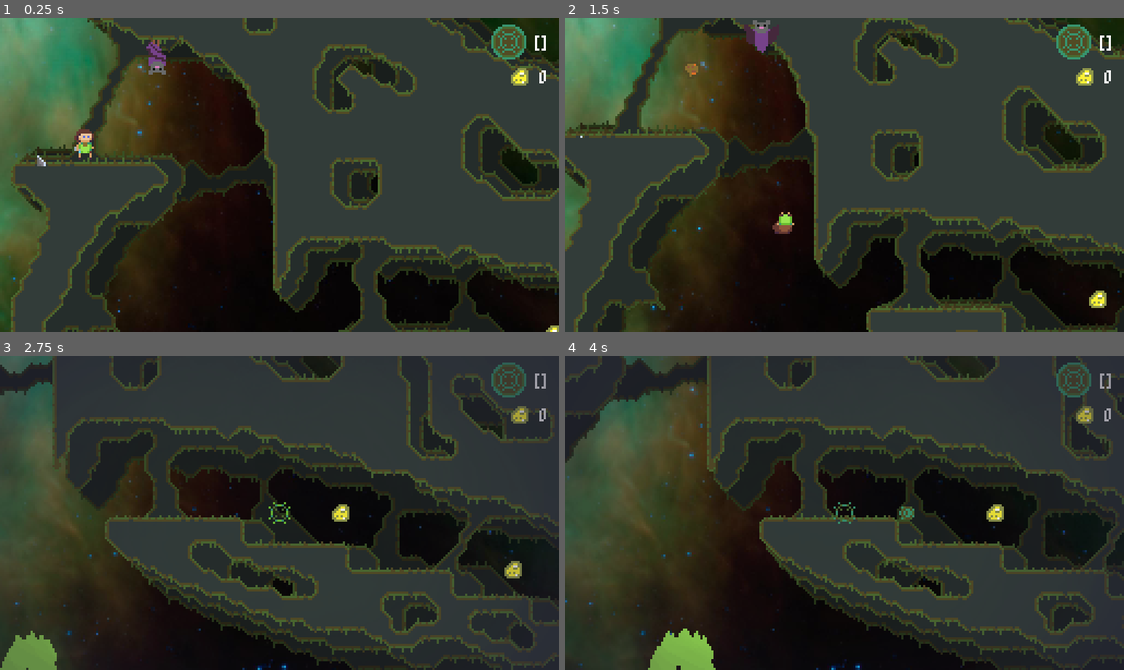
Above: before the commit, frames 1-4 (two rows, left to right).
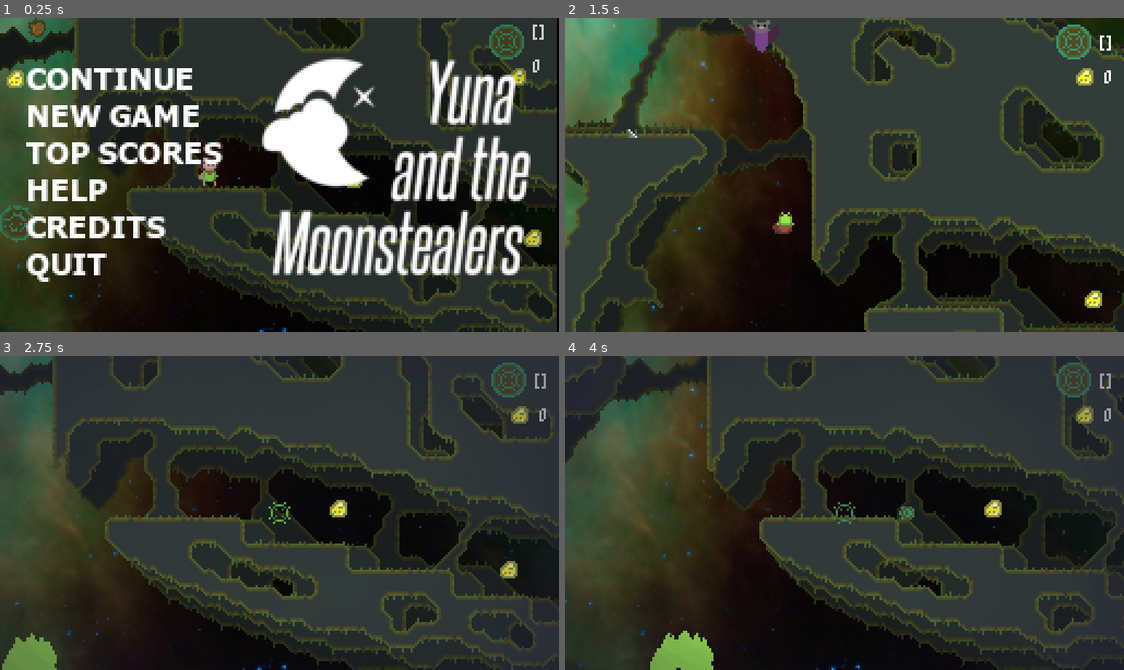
Above: after the commit, the same moments.

Repository: markopolojorgensen/github-gameoff-2020
Game: Godot game, scene res://game.tscn
The game is run twice, just before and just after one commit, with the same random seed, the same clock (stepped at 60 frames per second) and the same inputs. The engine's default icon, where the game draws it, is replaced by a stand-in: a white triangle on a blue panel in a dark square.
Inputs (mouse positions are in pixels of both pictures, inside the frame that each line leads up to):
- Up to frame 1 (0.25 s): no input
- Up to frame 2 (1.5 s): tap Enter (ui_accept) at 0.5 s; move the mouse to (967, 159) at 0.52 s; hold Right (ui_right) 0.53-1.25 s; hold Enter (ui_accept) 0.53-1.25 s; click (967, 159) at 0.67 s; tap Space (jump) at 0.77 s; drag from (732, 190) to (648, 87) at 1.27 s
- Up to frame 3 (2.75 s): move the mouse to (335, 443) at 2.02 s; hold Right (ui_right) from 2.03 s (still down); hold Z (gravity_well_mode) from 2.03 s (still down); tap Enter (ui_accept) at 2.3 s
- Up to frame 4 (4 s): release Right (ui_right) at 2.75 s; release Z (gravity_well_mode) at 2.75 s; drag from (816, 575) to (1079, 569) at 2.77 s; tap Enter (ui_accept) at 3.5 s; move the mouse to (1012, 560) at 3.52 s; hold Left (ui_left) from 3.53 s (still down); hold Enter (ui_accept) from 3.53 s (still down); tap Space (jump) at 3.77 s

The runs differ from the first frame. In frame 1, 67% of the frame differs, in the area x 0-100%, y 0-100%; in frame 2, 9.2%; in frame 3, 0.4%; in frame 4, 0.3%.

Commit message:
main menu

Diff:
--- a/game.gd
+++ b/game.gd
@@ -9,6 +9,7 @@
 		OS.window_position = OS.window_size * 1/2
 	global.world = $world
 
+
 func _unhandled_input(event):
 	if event.is_action_pressed("ui_cancel"):
 		get_tree().quit()
--- a/game.tscn
+++ b/game.tscn
@@ -1,10 +1,11 @@
-[gd_scene load_steps=10 format=2]
+[gd_scene load_steps=11 format=2]
 
 [ext_resource path="res://player.tscn" type="PackedScene" id=1]
 [ext_resource path="res://sonic_mode_camera.gd" type="Script" id=2]
 [ext_resource path="res://game.gd" type="Script" id=3]
 [ext_resource path="res://assets/nasa/horsehead_green_PIA18905~orig.jpg" type="Texture" id=4]
 [ext_resource path="res://camera.gd" type="Script" id=5]
+[ext_resource path="res://menu/main_menu.tscn" type="PackedScene" id=6]
 [ext_resource path="res://icon.png" type="Texture" id=7]
 [ext_resource path="res://gravity_well_mode.tscn" type="PackedScene" id=8]
 [ext_resource path="res://player_hud.tscn" type="PackedScene" id=9]
@@ -99,3 +100,5 @@
 }
 
 [node name="player_hud" parent="." instance=ExtResource( 9 )]
+
+[node name="main_menu" parent="." instance=ExtResource( 6 )]
--- a/level_manager.gd
+++ b/level_manager.gd
@@ -21,7 +21,7 @@
 func _ready():
 	global.level_manager = self
 	current_level_index = starting_level
-	call_deferred("load_level")
+	# call_deferred("load_level")
 
 func load_level():
 	global.player.queue_free()
--- a/main_menu.tscn
+++ /dev/null
@@ -1,39 +0,0 @@
-[gd_scene load_steps=4 format=2]
-
-[ext_resource path="res://assets/menu/screnshot.png" type="Texture" id=1]
-[ext_resource path="res://assets/menu/main-menu.png" type="Texture" id=2]
-
-[sub_resource type="NoiseTexture" id=1]
-
-[node name="control" type="Control"]
-anchor_right = 1.0
-anchor_bottom = 1.0
-__meta__ = {
-"_edit_use_anchors_": false
-}
-
-[node name="backing" type="TextureRect" parent="."]
-margin_right = 512.0
-margin_bottom = 512.0
-size_flags_horizontal = 0
-texture = SubResource( 1 )
-__meta__ = {
-"_edit_use_anchors_": false
-}
-
-[node name="screenshot" type="TextureRect" parent="."]
-modulate = Color( 1, 1, 1, 0.807843 )
-margin_right = 40.0
-margin_bottom = 40.0
-texture = ExtResource( 1 )
-__meta__ = {
-"_edit_use_anchors_": false
-}
-
-[node name="texture_rect" type="TextureRect" parent="."]
-margin_right = 40.0
-margin_bottom = 40.0
-texture = ExtResource( 2 )
-__meta__ = {
-"_edit_use_anchors_": false
-}
--- /dev/null
+++ b/menu/main_menu.gd
@@ -0,0 +1,30 @@
+extends CanvasLayer
+
+# go straight to gameplay
+export(bool) var skip_menu = false
+
+func _ready():
+	for menu_item in $control/menu_items.get_children():
+		menu_item.connect("picked", self, "option_picked")
+
+	if skip_menu:
+		start_game()
+	else:
+		get_tree().paused = true
+
+func option_picked(option):
+	match option:
+		"continue":
+			# TODO: savegames? actually continue?
+			start_game()
+		"new_game":
+			start_game()
+		"quit":
+			get_tree().quit()
+		_:
+			print("mystery menu option: %s" % option)
+
+func start_game():
+	global.level_manager.load_level()
+	get_tree().paused = false
+	$control.hide()
--- /dev/null
+++ b/menu/main_menu.tscn
@@ -0,0 +1,90 @@
+[gd_scene load_steps=6 format=2]
+
+[ext_resource path="res://assets/menu/main-menu.png" type="Texture" id=1]
+[ext_resource path="res://menu/menu_item.tscn" type="PackedScene" id=2]
+[ext_resource path="res://menu/main_menu.gd" type="Script" id=3]
+[ext_resource path="res://assets/menu/screnshot.png" type="Texture" id=4]
+
+[sub_resource type="NoiseTexture" id=1]
+
+[node name="main_menu" type="CanvasLayer"]
+pause_mode = 2
+script = ExtResource( 3 )
+
+[node name="control" type="Control" parent="."]
+margin_right = 40.0
+margin_bottom = 40.0
+__meta__ = {
+"_edit_use_anchors_": false
+}
+
+[node name="backing" type="TextureRect" parent="control"]
+margin_right = 512.0
+margin_bottom = 512.0
+size_flags_horizontal = 0
+texture = SubResource( 1 )
+__meta__ = {
+"_edit_use_anchors_": false
+}
+
+[node name="screenshot" type="TextureRect" parent="control"]
+modulate = Color( 1, 1, 1, 0.807843 )
+margin_right = 255.0
+margin_bottom = 144.0
+texture = ExtResource( 4 )
+__meta__ = {
+"_edit_use_anchors_": false
+}
+
+[node name="texture_rect" type="TextureRect" parent="control"]
+margin_right = 256.0
+margin_bottom = 144.0
+texture = ExtResource( 1 )
+__meta__ = {
+"_edit_use_anchors_": false
+}
+
+[node name="menu_items" type="VBoxContainer" parent="control"]
+margin_left = 3.0
+margin_top = 24.0
+margin_right = 11.0
+margin_bottom = 117.0
+custom_constants/separation = 9
+__meta__ = {
+"_edit_use_anchors_": false
+}
+
+[node name="menu_item" parent="control/menu_items" instance=ExtResource( 2 )]
+margin_bottom = 8.0
+initial_focus = true
+
+[node name="menu_item2" parent="control/menu_items" instance=ExtResource( 2 )]
+margin_top = 17.0
+margin_bottom = 25.0
+menu_option = "new_game"
+
+[node name="menu_item3" parent="control/menu_items" instance=ExtResource( 2 )]
+margin_top = 34.0
+margin_bottom = 42.0
+menu_option = "top_scores"
+
+[node name="menu_item4" parent="control/menu_items" instance=ExtResource( 2 )]
+margin_top = 51.0
+margin_bottom = 59.0
+menu_option = "help"
+
+[node name="menu_item5" parent="control/menu_items" instance=ExtResource( 2 )]
+margin_top = 68.0
+margin_bottom = 76.0
+menu_option = "credits"
+
+[node name="menu_item6" parent="control/menu_items" instance=ExtResource( 2 )]
+margin_top = 85.0
+margin_bottom = 93.0
+menu_option = "quit"
+[connection signal="focus_exited" from="control/menu_items/menu_item" to="control/menu_items/menu_item" method="_on_menu_item_focus_exited"]
+[connection signal="focus_exited" from="control/menu_items/menu_item2" to="control/menu_items/menu_item2" method="_on_menu_item_focus_exited"]
+[connection signal="focus_exited" from="control/menu_items/menu_item3" to="control/menu_items/menu_item3" method="_on_menu_item_focus_exited"]
+[connection signal="focus_exited" from="control/menu_items/menu_item4" to="control/menu_items/menu_item4" method="_on_menu_item_focus_exited"]
+[connection signal="focus_exited" from="control/menu_items/menu_item5" to="control/menu_items/menu_item5" method="_on_menu_item_focus_exited"]
+[connection signal="focus_exited" from="control/menu_items/menu_item6" to="control/menu_items/menu_item6" method="_on_menu_item_focus_exited"]
--- /dev/null
+++ b/menu/menu_item.gd
@@ -0,0 +1,23 @@
+extends Control
+
+signal picked(option)
+
+export(String) var menu_option = "continue"
+export(bool) var initial_focus = false
+
+func _ready():
+	if initial_focus:
+		grab_focus()
+	else:
+		$nugget.hide()
+
+func _on_menu_item_focus_entered():
+	$nugget.show()
+
+func _on_menu_item_focus_exited():
+	$nugget.hide()
+
+func _gui_input(event):
+	if event.is_action_pressed("ui_accept"):
+		accept_event()
+		emit_signal("picked", menu_option)
--- /dev/null
+++ b/menu/menu_item.tscn
@@ -0,0 +1,25 @@
+[gd_scene load_steps=3 format=2]
+
+[ext_resource path="res://assets/nugget/nugget.png" type="Texture" id=1]
+[ext_resource path="res://menu/menu_item.gd" type="Script" id=2]
+
+[node name="menu_item" type="Control"]
+margin_right = 8.0
+margin_bottom = 10.0
+rect_min_size = Vector2( 8, 8 )
+focus_mode = 2
+script = ExtResource( 2 )
+__meta__ = {
+"_edit_use_anchors_": false
+}
+
+[node name="nugget" type="TextureRect" parent="."]
+margin_right = 17.0
+margin_bottom = 8.0
+size_flags_horizontal = 4
+size_flags_vertical = 4
+texture = ExtResource( 1 )
+__meta__ = {
+"_edit_use_anchors_": false
+}
+[connection signal="focus_entered" from="." to="." method="_on_menu_item_focus_entered"]
